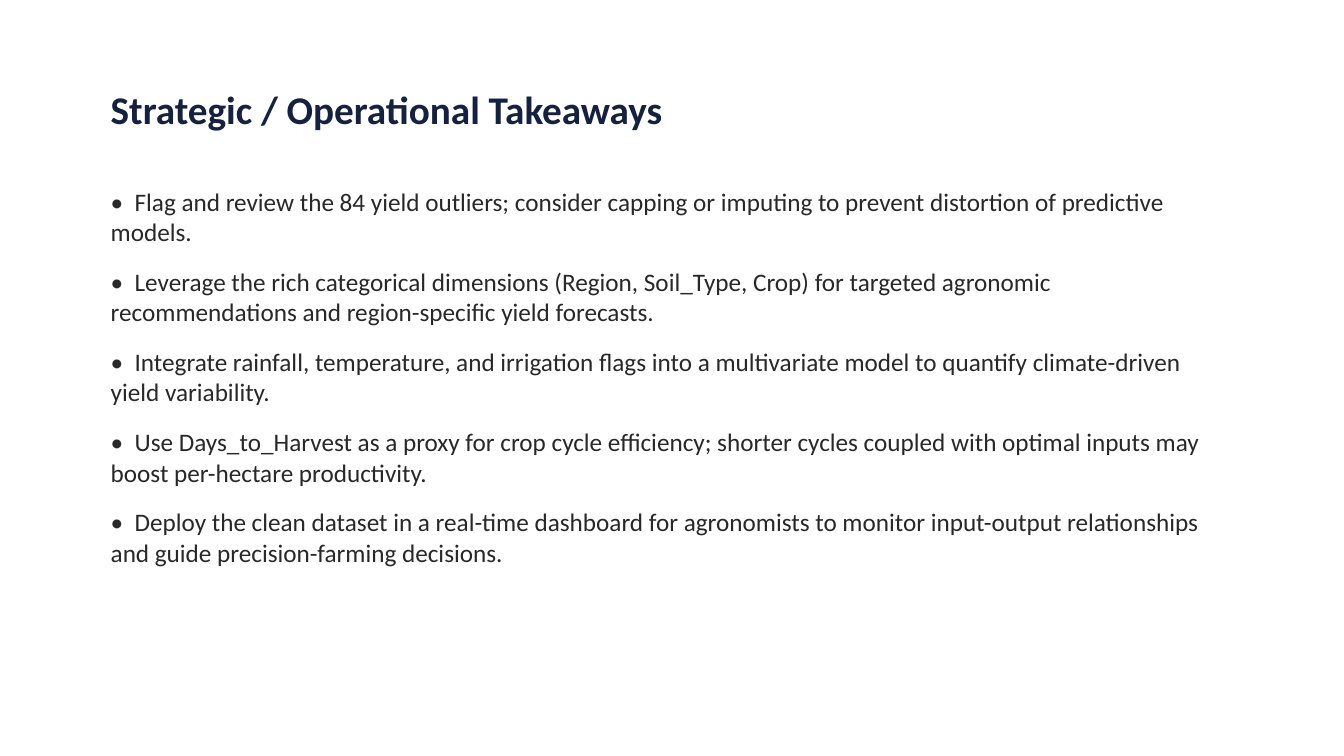
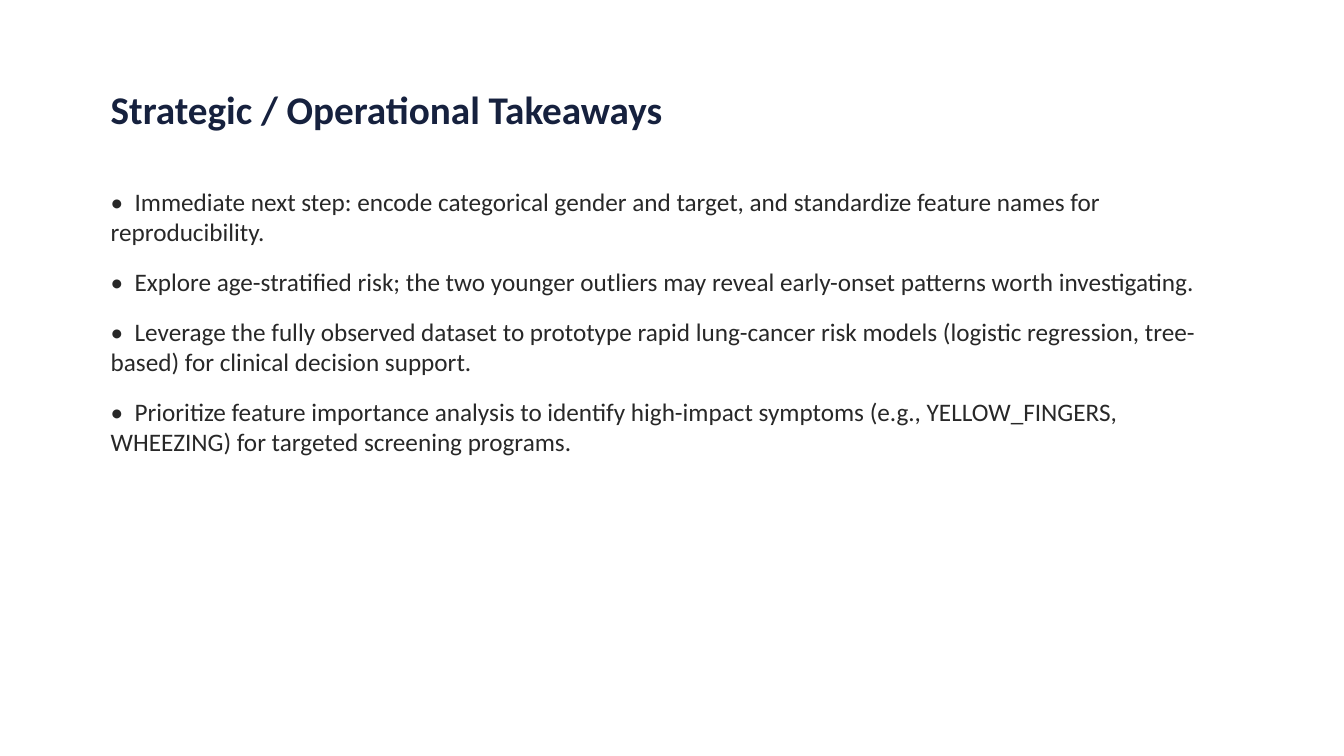
Before and after one commit to lekhalokare-28/datanova, a slide deck: slide 4 of reports/eda_presentation_report.pptx. Drawn at 1344x756 pixels with LibreOffice and Linux fonts; fonts in the diff are those of the drawing. Boxes give left, top, right and bottom in pixels: in the first picture for what was removed or moved away, otherwise in the second. Text is boxed around its words. In the diff, an @@ line names an element or a change of style, - is before the commit and + after.

```diff
--- a/reports/eda_presentation_report.pptx
+++ b/reports/eda_presentation_report.pptx
@@ text at <box>111,193,1195,456</box>: text changed @@
-• Flag and review the 84 yield outliers; consider capping or imputing to prevent distortion of predictive models.
-• Leverage the rich categorical dimensions (Region, Soil_Type, Crop) for targeted agronomic recommendations and region-specific yield forecasts.
-• Integrate rainfall, temperature, and irrigation flags into a multivariate model to quantify climate-driven yield variability.
-• Use Days_to_Harvest as a proxy for crop cycle efficiency; shorter cycles coupled with optimal inputs may boost per-hectare productivity.
-• Deploy the clean dataset in a real-time dashboard for agronomists to monitor input-output relationships and guide precision-farming decisions.
+• Immediate next step: encode categorical gender and target, and standardize feature names for reproducibility.
+• Explore age-stratified risk; the two younger outliers may reveal early-onset patterns worth investigating.
+• Leverage the fully observed dataset to prototype rapid lung-cancer risk models (logistic regression, tree-based) for clinical decision support.
+• Prioritize feature importance analysis to identify high-impact symptoms (e.g., YELLOW_FINGERS, WHEEZING) for targeted screening programs.
```
Also in this commit, not shown: 2 other slides changed, 1 slide added, 1 slide removed, 2 other files.
